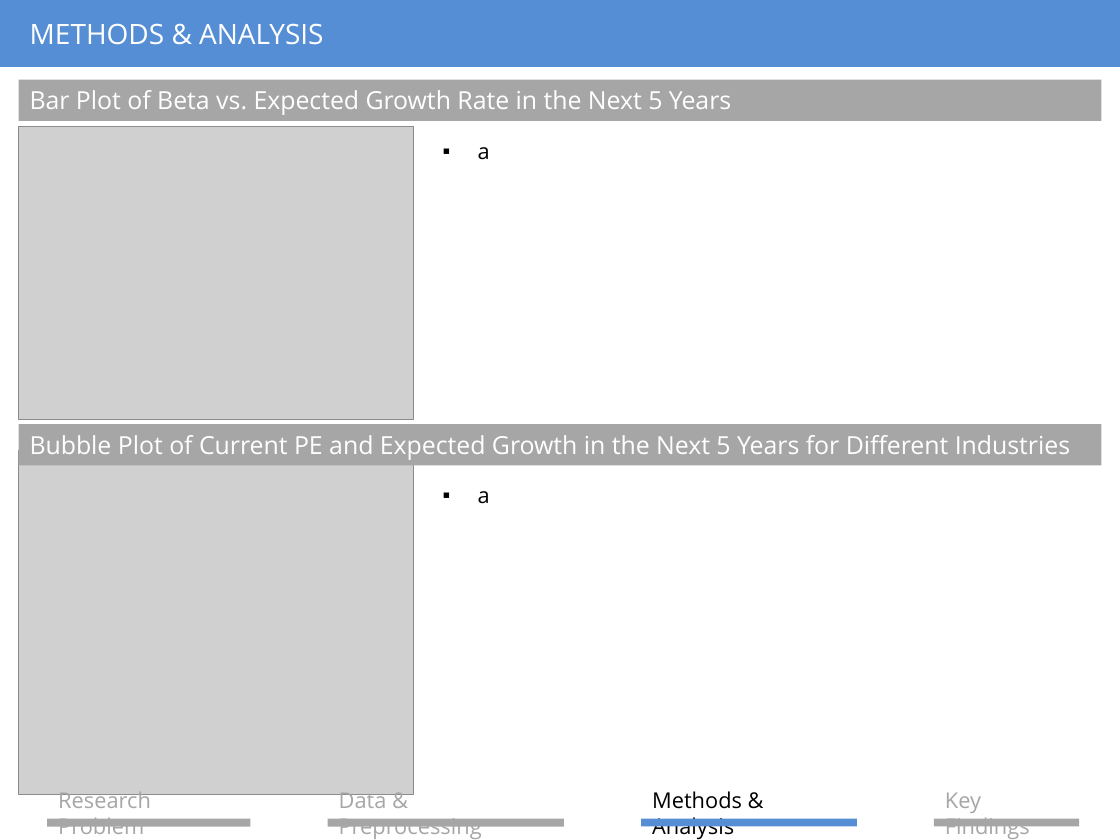
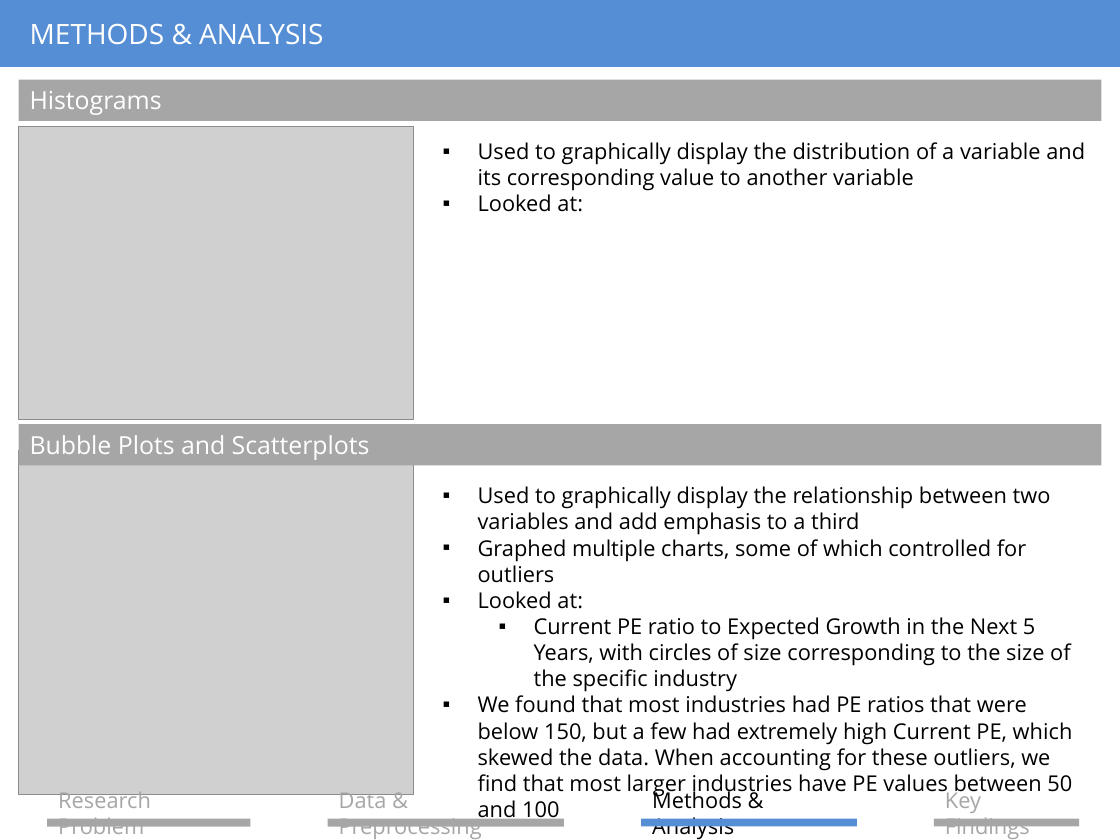
Before and after one commit to elleismatic/stat133-final, a slide deck: slide 4 of report/extra_credit_presentation.pptx. Drawn at 1120x840 pixels with LibreOffice and Linux fonts; fonts in the diff are those of the drawing; grey boxes stand for pictures. Boxes give left, top, right and bottom in pixels: in the first picture for what was removed or moved away, otherwise in the second. Text is boxed around its words. In the diff, an @@ line names an element or a change of style, - is before the commit and + after.

```diff
--- a/report/extra_credit_presentation.pptx
+++ b/report/extra_credit_presentation.pptx
@@ text in rectangle at [30,91,162,115]: text changed @@
-Bar Plot of Beta vs. Expected Growth Rate in the Next 5 Years
+Histograms
@@ text at [478,142,1085,212]: text changed @@
-▪ a
+▪ Used to graphically display the distribution of a variable and its corresponding value to another variable
+▪ Looked at:
@@ text in rectangle at [30,435,370,460]: text changed @@
-Bubble Plot of Current PE and Expected Growth in the Next 5 Years for Different Industries
+Bubble Plots and Scatterplots
@@ text at [478,486,1073,792]: text changed @@
-▪ a
+▪ Used to graphically display the relationship between two variables and add emphasis to a third
+▪ Graphed multiple charts, some of which controlled for outliers
+▪ Looked at:
+  ▪ Current PE ratio to Expected Growth in the Next 5 Years, with circles of size corresponding to the size of the specific industry
+▪ We found that most industries had PE ratios that were below 150, but a few had extremely high Current PE, which skewed the data. When accounting for these outliers, we find that most larger industries have PE values between 50 and 100
```
Also in this commit, not shown: 2 other slides changed, 1 other file.
